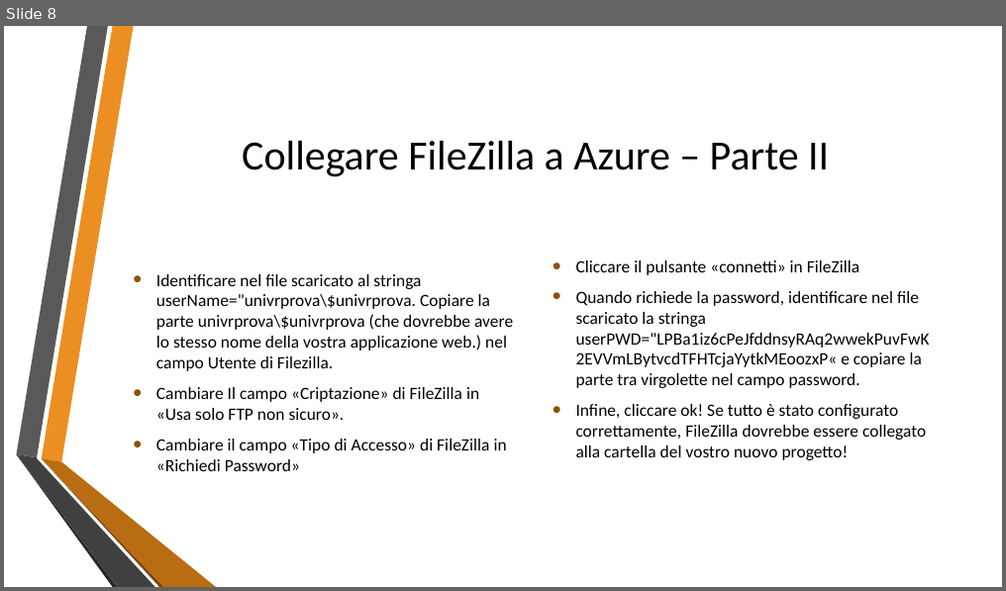
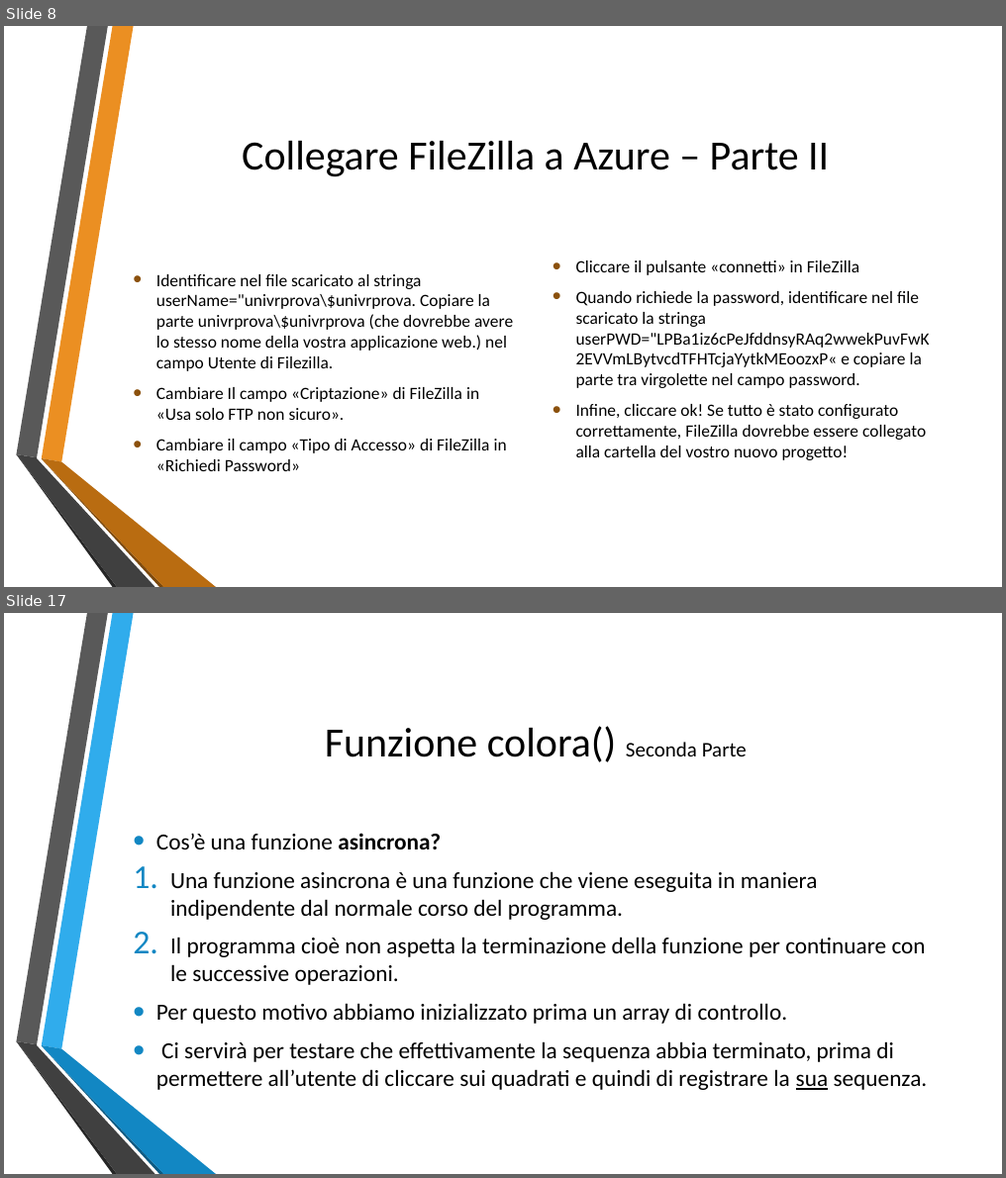
Before and after one commit to lpleo/galileiWebApp, a slide deck: Slide/Presentazione_Evento.pptx. Shown one above the other, each under a label of ours: slide 8 before the commit, slides 8 and 17 after it; the slides between them are not shown. The pictures are 1006x591 and 1006x1178 pixels, drawn with LibreOffice and Linux fonts; fonts in the diff are those of the drawing; background and template pictures are left out. Boxes give left, top, right and bottom in pixels: in the first picture for what was removed or moved away, otherwise in the second. Text is boxed around its words. In the diff, an @@ line names an element or a change of style, - is before the commit and + after.

```diff
--- a/Slide/Presentazione_Evento.pptx
+++ b/Slide/Presentazione_Evento.pptx
@@ slide 17 added at (4, 613, 1002, 1174), background picture (left out); not listed: 3 template elements that a slide beside it also shows @@
@@ freeform shape added at (42, 613, 134, 1050), fill #30ACEC @@
@@ title added at (325, 726, 746, 762), 40 pt, text #000000 @@
+Funzione colora() Seconda Parte
@@ text added at (156, 833, 928, 1090), 22.2 pt, text #000000 @@
+• Cos’è una funzione asincrona?
+1. Una funzione asincrona è una funzione che viene eseguita in maniera indipendente dal normale corso del programma.
+2. Il programma cioè non aspetta la terminazione della funzione per continuare con le successive operazioni.
+• Per questo motivo abbiamo inizializzato prima un array di controllo.
+• Ci servirà per testare che effettivamente la sequenza abbia terminato, prima di permettere all’utente di cliccare sui quadrati e quindi di registrare la sua sequenza.
@@ freeform shape added at (42, 1047, 164, 1174), fill #0C5A82 @@
@@ freeform shape added at (42, 1046, 216, 1174), fill #1287C3 @@
```
Also in this commit, not shown: 2 slides changed, 13 other slides added.
